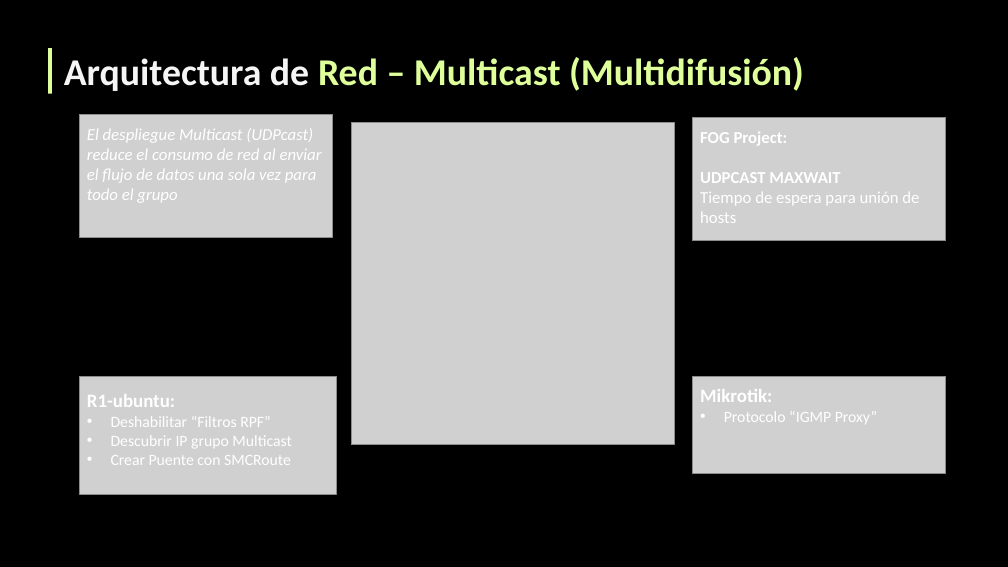
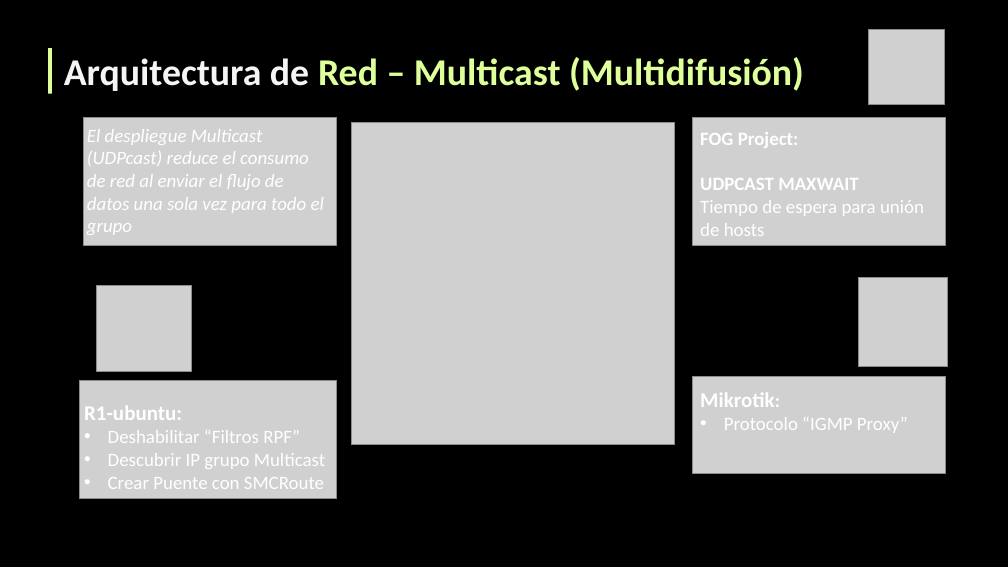
Before and after one commit to cristobal90palma/fog_project_2ASIR_2025-26, a slide deck: slide 6 of Documentación/Presentación.pptx. Drawn at 1008x567 pixels with LibreOffice and Linux fonts; fonts in the diff are those of the drawing; grey boxes stand for pictures. Boxes give left, top, right and bottom in pixels: in the first picture for what was removed or moved away, otherwise in the second. Text is boxed around its words. In the diff, an @@ line names an element or a change of style, - is before the commit and + after.

```diff
--- a/Documentación/Presentación.pptx
+++ b/Documentación/Presentación.pptx
@@ picture added at (869,29,944,104) @@
@@ text "El despliegue Multicast (UDPcast) reduce ..." at (87,129,324,235): size 16 to 18 pt @@
@@ picture: place and size @@
-picture at (79,114,333,237)
+picture at (84,118,337,246)
@@ picture: place and size @@
-picture at (693,118,946,241)
+picture at (693,118,946,245)
@@ text "FOG Project:" at (700,132,924,236): size 16 to 18 pt @@
@@ picture added at (97,286,191,372) @@
@@ picture added at (858,278,948,367) @@
@@ text "Mikrotik:" at (700,393,908,433): size 18 to 20 pt in "Mikrotik:"; size 15 to 18 pt in "Protocolo “IGMP Proxy”" @@
@@ text "R1-ubuntu:": place and size @@
-text "R1-ubuntu:" at (87,394,291,465)
+text "R1-ubuntu:" at (84,406,325,489)
@@ text "R1-ubuntu:" at (84,406,325,489): size 18 to 20 pt in "R1-ubuntu:"; size 15 to 18 pt in "Deshabilitar “Filtros RPF”", "Descubrir IP grupo Multicast", "Crear Puente con SMCRoute" @@
```
Also in this commit, not shown: 9 other slides changed, 1 slide added, 2 slides removed.
